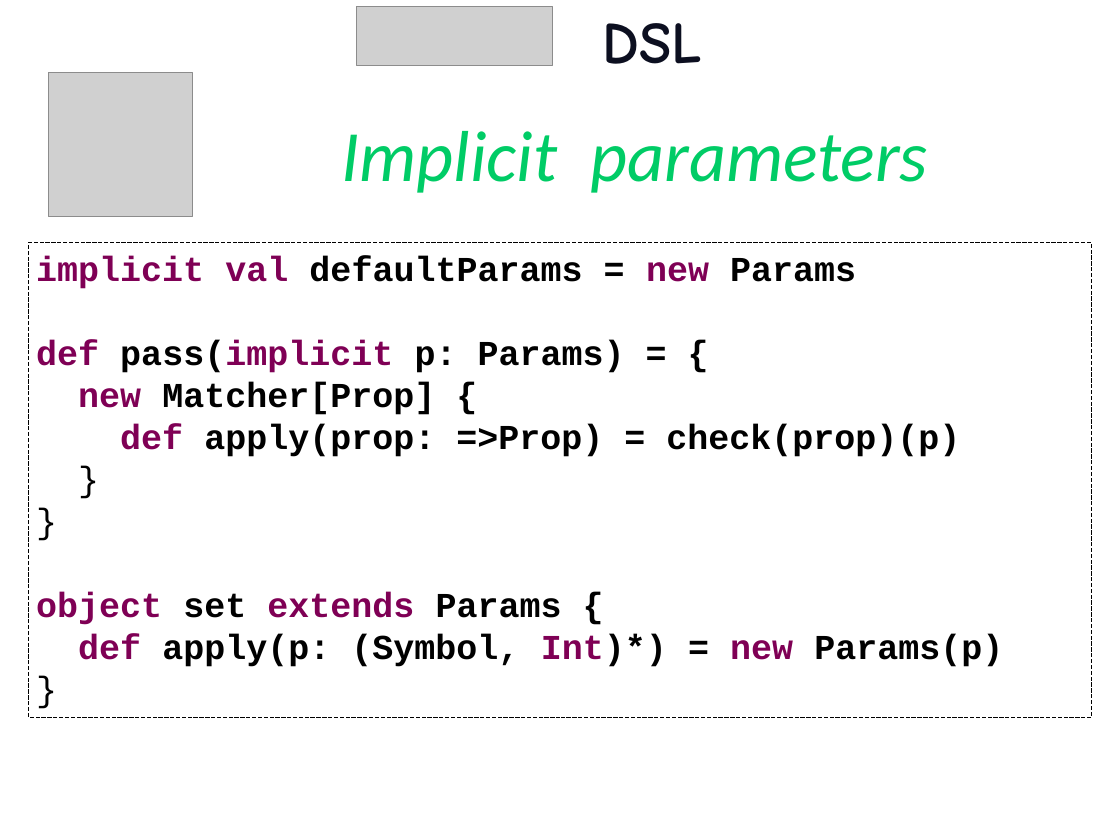
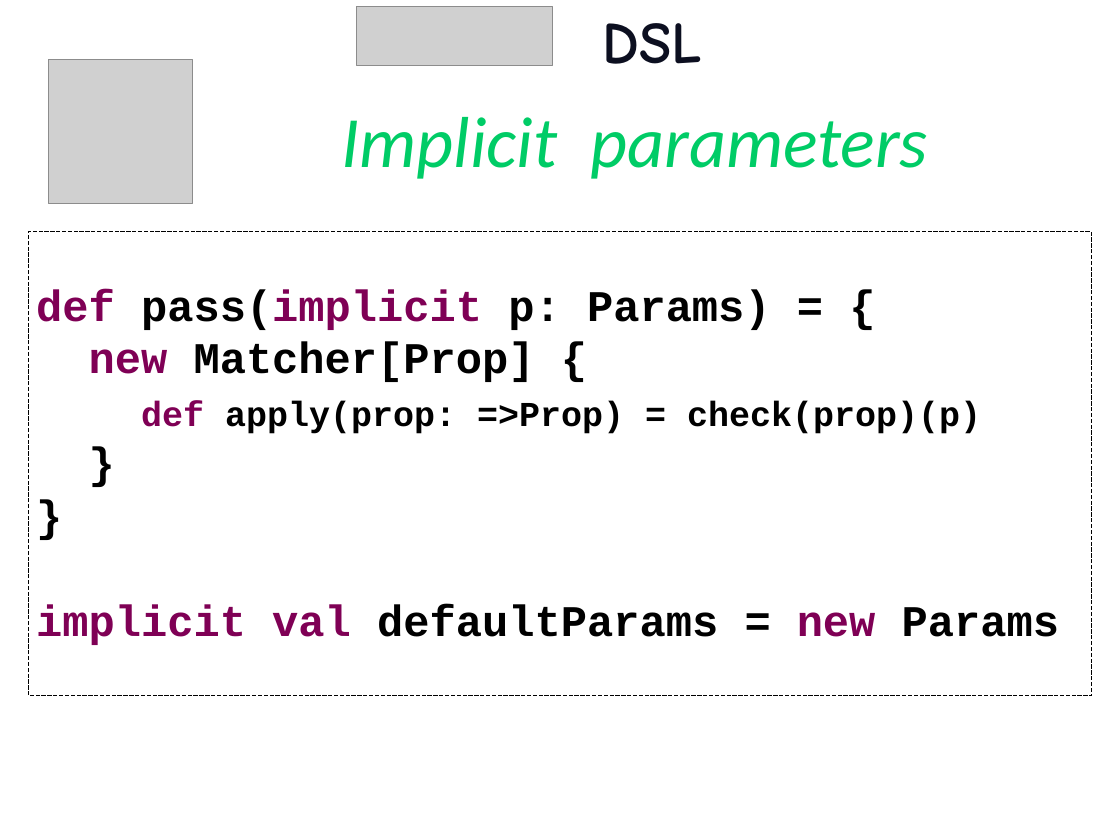
Before and after one commit to etorreborre/oscon-2010, a slide deck: slide 48 of src/main/resources/oscon_2010_specs.pptx (slide 39 before the commit). Drawn at 1120x840 pixels with LibreOffice and Linux fonts; fonts in the diff are those of the drawing; grey boxes stand for pictures; background and template pictures are left out. Boxes give left, top, right and bottom in pixels: in the first picture for what was removed or moved away, otherwise in the second. Text is boxed around its words. In the diff, an @@ line names an element or a change of style, - is before the commit and + after.

```diff
--- a/src/main/resources/oscon_2010_specs.pptx
+++ b/src/main/resources/oscon_2010_specs.pptx
@@ picture: place and size @@
-picture at bbox=[48, 72, 192, 217]
+picture at bbox=[48, 59, 192, 203]
@@ text "Implicit parameters": place and size @@
-text "Implicit parameters" at bbox=[342, 131, 928, 193]
+text "Implicit parameters" at bbox=[342, 117, 928, 179]
@@ rectangle "def pass(implicit p: Params) = ...": place and size @@
-rectangle "def pass(implicit p: Params) = ..." at bbox=[28, 243, 1092, 717]
+rectangle "def pass(implicit p: Params) = ..." at bbox=[28, 232, 1092, 695]
@@ text in rectangle at bbox=[36, 257, 856, 289]: paragraph removed @@
-implicit val defaultParams = new Params
@@ text in rectangle at bbox=[36, 290, 771, 382]: size 32 to 40 pt in "def pass(implicit p: Params) = {", "new Matcher[Prop] {", "}", "}"; bold on in "}", "}" @@
@@ text in rectangle at bbox=[36, 605, 1059, 645]: text changed; size 32 to 40 pt @@
-object set extends Params {
-def apply(p: (Symbol, Int)*) = new Params(p)
-}
+implicit val defaultParams = new Params
```
Also in this commit, not shown: 20 other slides changed, 11 slides added.
